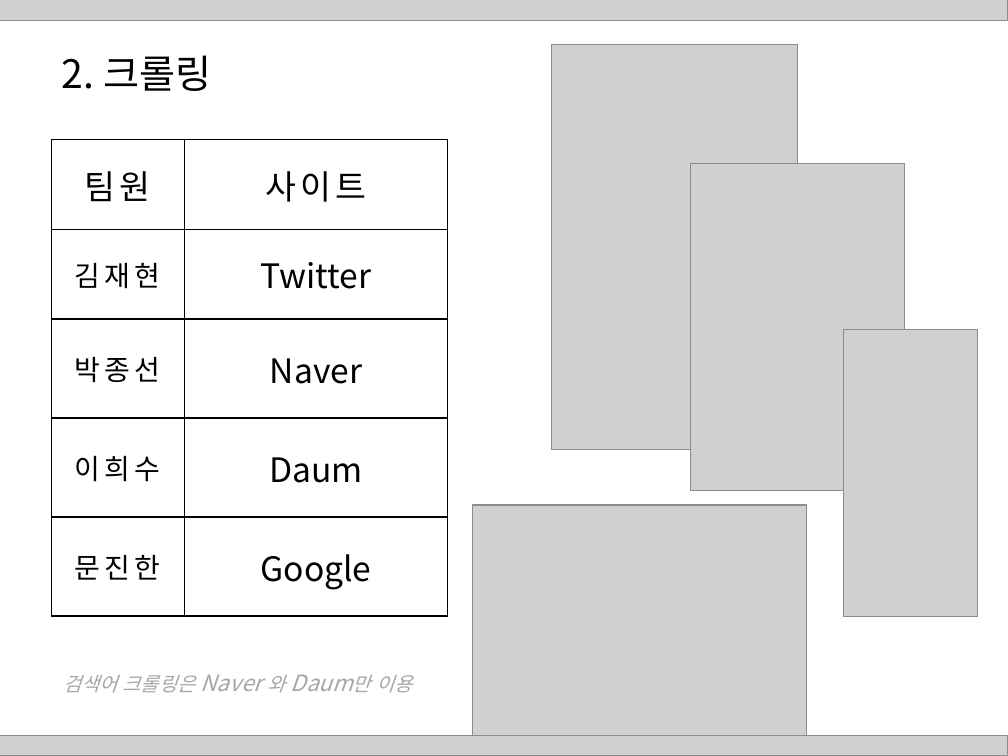
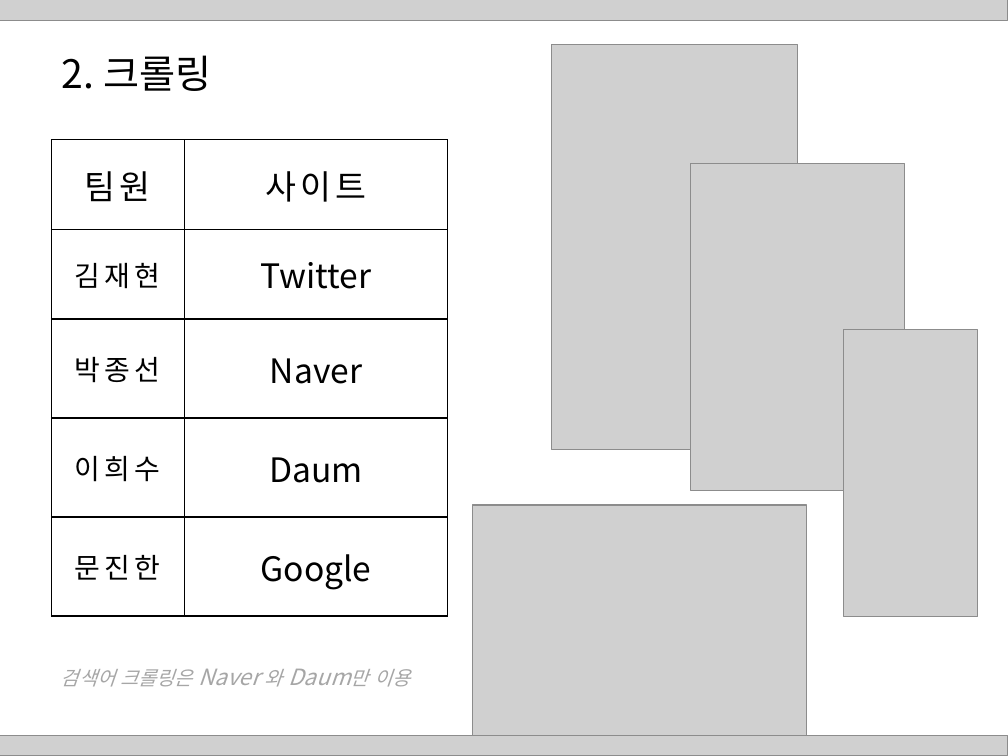
Before and after one commit to HaYongdae/issuewhatshow, a slide deck: slide 7 of doc/최종 PPT.pptx. Drawn at 1008x756 pixels with LibreOffice and Linux fonts; fonts in the diff are those of the drawing; grey boxes stand for pictures. Boxes give left, top, right and bottom in pixels: in the first picture for what was removed or moved away, otherwise in the second. Text is boxed around its words. In the diff, an @@ line names an element or a change of style, - is before the commit and + after.

```diff
--- a/doc/최종 PPT.pptx
+++ b/doc/최종 PPT.pptx
@@ text "검색어 크롤링은 Naver 와 Daum만 ...": place and size @@
-text "검색어 크롤링은 Naver 와 Daum만 ..." at box(63, 675, 412, 693)
+text "검색어 크롤링은 Naver 와 Daum만 ..." at box(61, 669, 410, 687)
```
Also in this commit, not shown: 13 other slides changed, 1 slide added, 1 slide removed.
